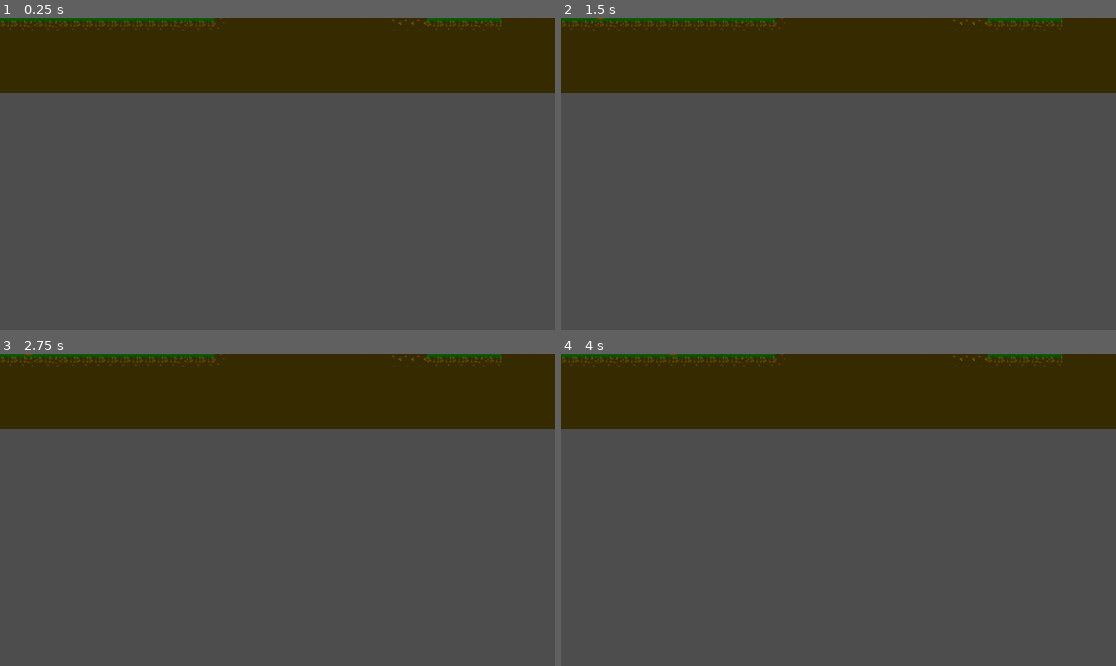
Above: before the commit, frames 1-4 (two rows, left to right).
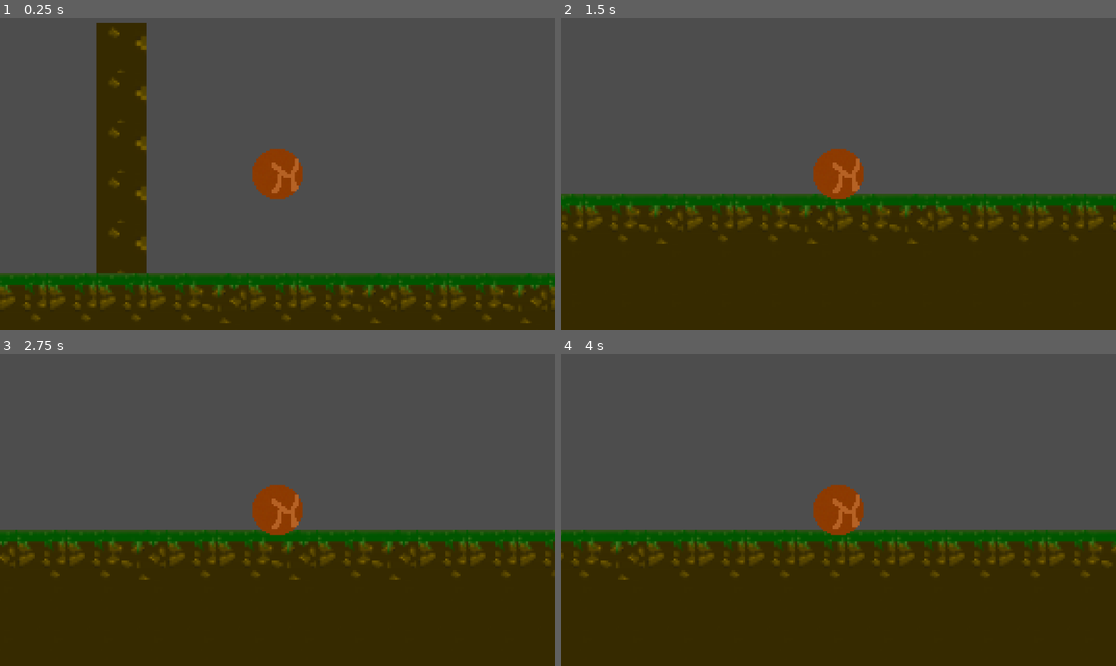
Above: after the commit, the same moments.

Repository: KaiRafie/GameJam25
Game: Godot game, scene res://scenes/level_1.tscn
The game is run twice, just before and just after one commit, with the same random seed, the same clock (stepped at 60 frames per second) and the same inputs. This scene is started directly instead of the project's main scene.
Inputs:
- Up to frame 1 (0.25 s): no input
- Up to frame 2 (1.5 s): tap Enter (ui_accept) at 0.5, 0.77 s; hold D (move_right) from 0.53 s (still down)
- Up to frame 3 (2.75 s): tap Enter (ui_accept) at 1.52 s; release D (move_right) at 2.03 s; hold A (move_left) from 2.03 s (still down)
- Up to frame 4 (4 s): release A (move_left) at 2.78 s; hold D (move_right) from 2.78 s (still down); tap Enter (ui_accept) at 3.02, 3.77 s

The runs differ from the first frame. In frame 1, 47% of the frame differs, in the area x 0-100%, y 0-100%; in frame 2, 69%; in frame 3, 69%; in frame 4, 69%.

Commit message:
Modify level 1

Diff:
--- a/scenes/level_1.tscn
+++ b/scenes/level_1.tscn
@@ -31,6 +31,9 @@
 [node name="Seed" parent="." instance=ExtResource("1_epi0y")]
 position = Vector2(-61, -80)
 
+[node name="Camera2D" type="Camera2D" parent="Seed"]
+zoom = Vector2(4, 4)
+
 [node name="TileMap" type="TileMap" parent="."]
 texture_filter = 1
 position = Vector2(1, 0)
Not shown: 2 places in scenes/tutorial_lvl.tscn that only renumber resources
